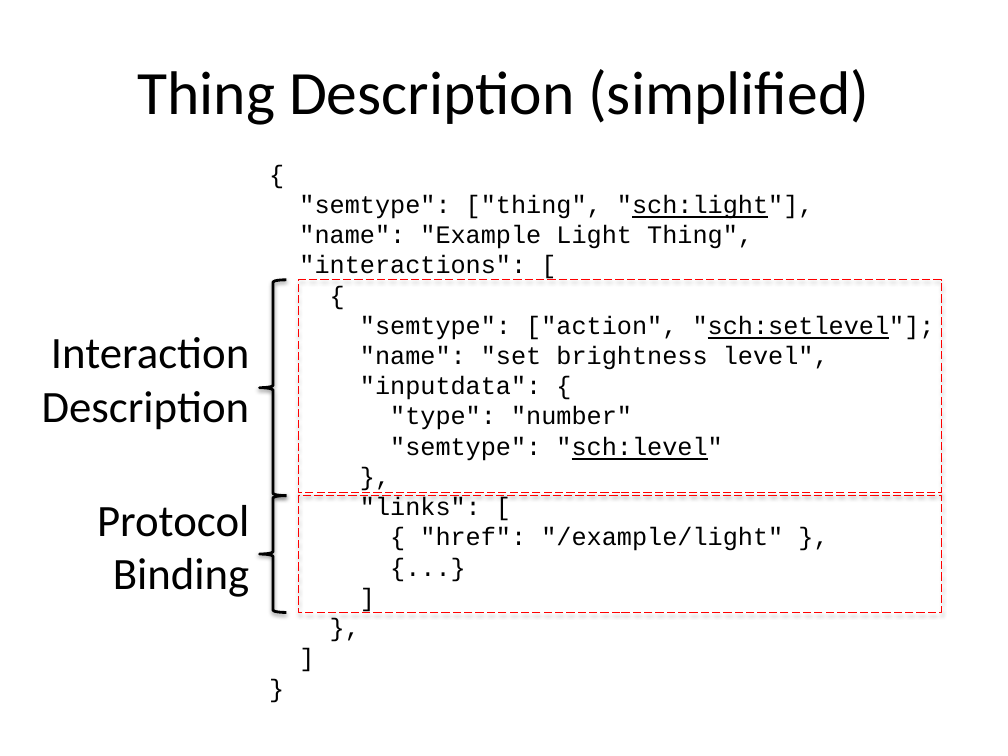
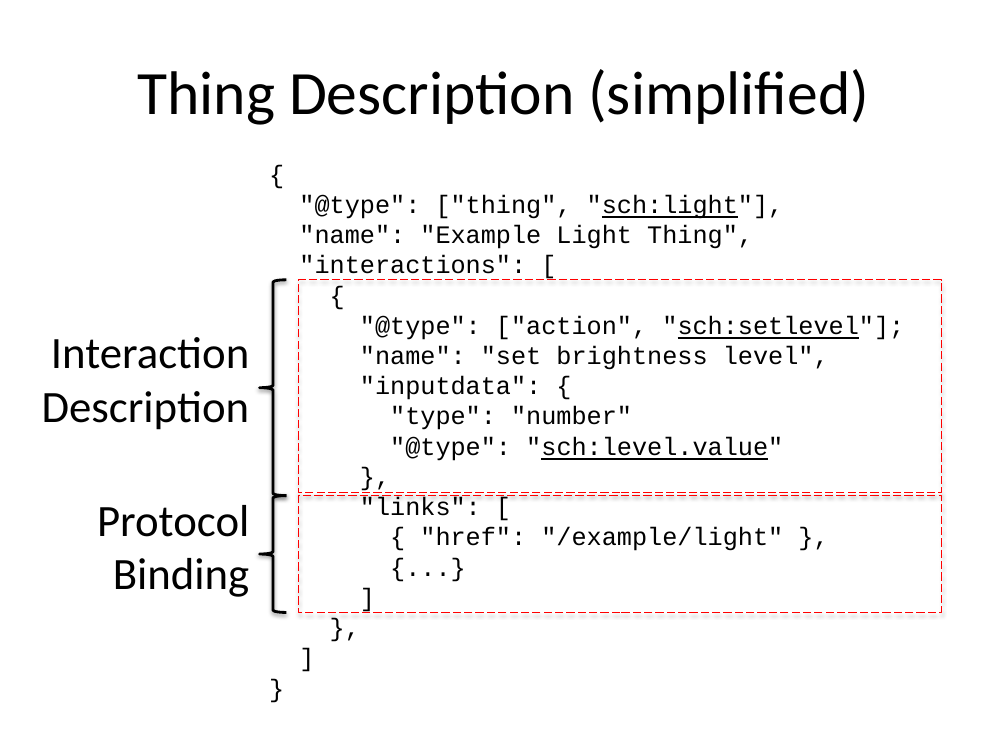
Before and after one commit to mjkoster/wot-protocol-binding, a slide deck: slide 4 of ocf-binding-template-spec.pptx. Drawn at 1008x756 pixels with LibreOffice and Linux fonts; fonts in the diff are those of the drawing. Boxes give left, top, right and bottom in pixels: in the first picture for what was removed or moved away, otherwise in the second. Text is boxed around its words. In the diff, an @@ line names an element or a change of style, - is before the commit and + after.

```diff
--- a/ocf-binding-template-spec.pptx
+++ b/ocf-binding-template-spec.pptx
@@ text at <box>299,194,784,219</box>: text changed @@
-"semtype": ["thing", "sch:light"],
+"@type": ["thing", "sch:light"],
@@ text at <box>360,315,904,340</box>: text changed @@
-"semtype": ["action", "sch:setlevel"];
+"@type": ["action", "sch:setlevel"];
@@ text at <box>390,436,783,461</box>: text changed @@
-"semtype": "sch:level"
+"@type": "sch:level.value"
```
Also in this commit, not shown: 7 other files.
